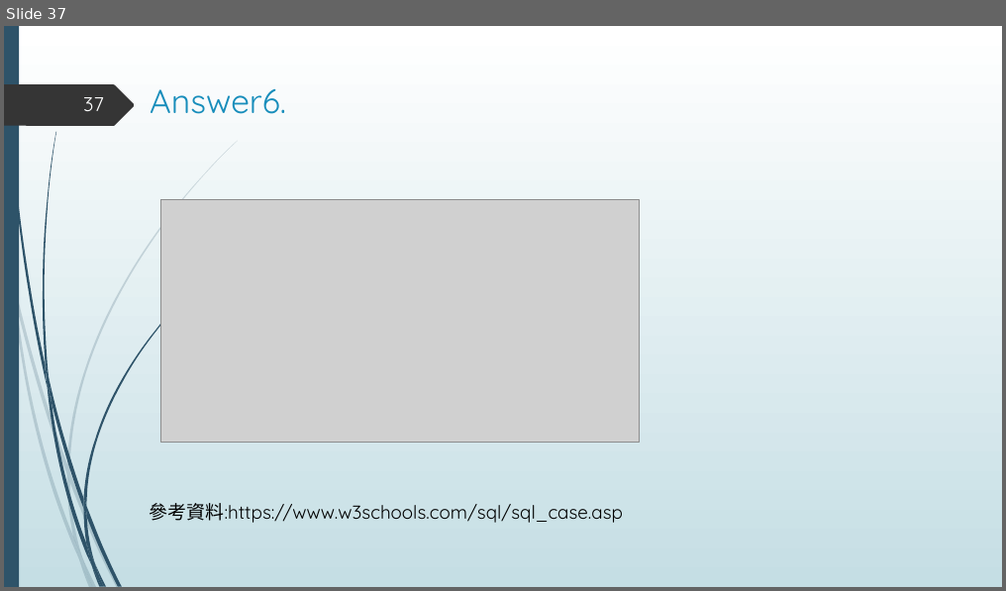
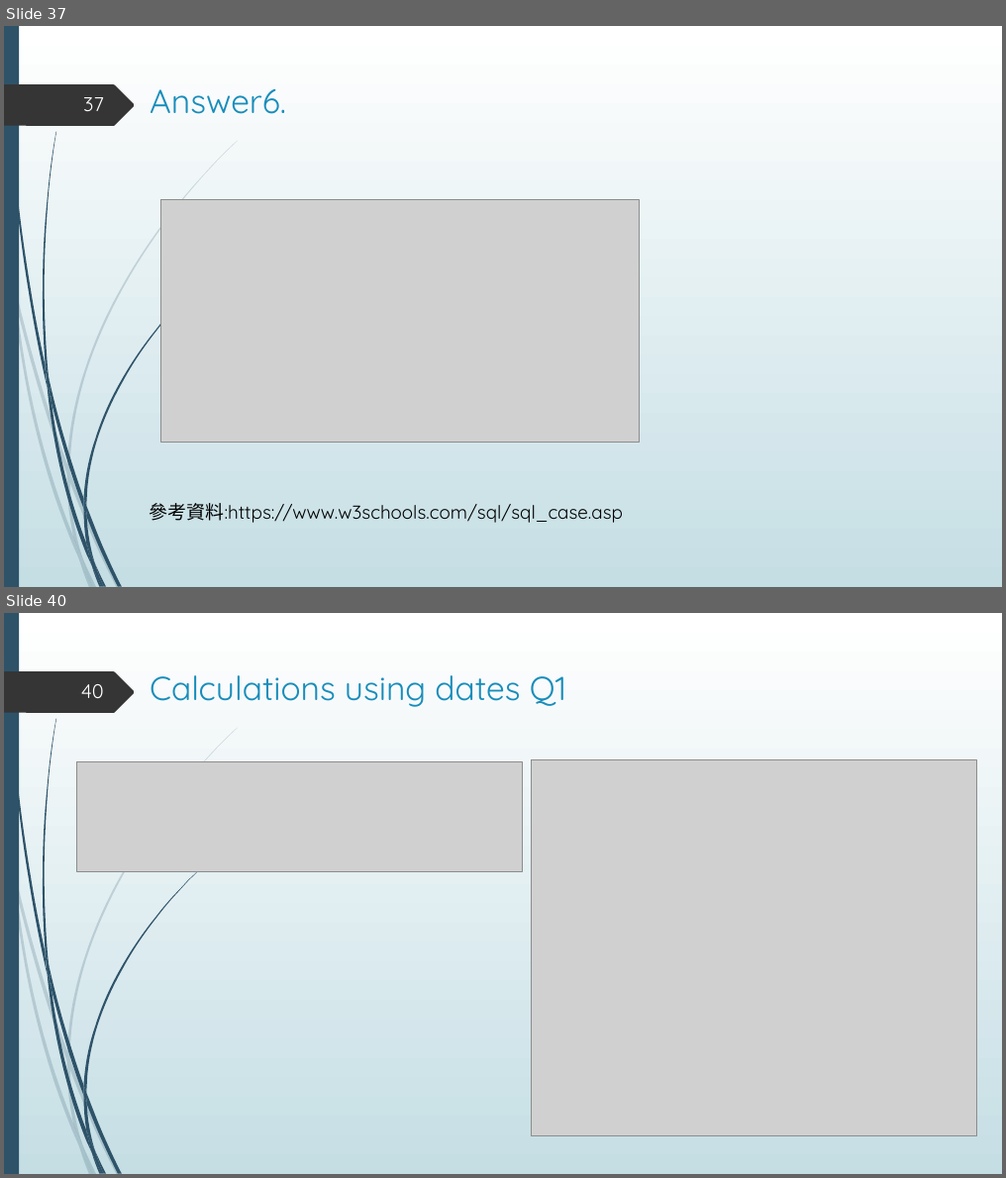
Before and after one commit to hsu0808/mssql-learning-2023-summer, a slide deck: sql answer.pptx. Shown one above the other, each under a label of ours: slide 37 before the commit, slides 37 and 40 after it; the slides between them are not shown. The pictures are 1006x591 and 1006x1178 pixels, drawn with LibreOffice and Linux fonts; fonts in the diff are those of the drawing; grey boxes stand for pictures. Boxes give left, top, right and bottom in pixels: in the first picture for what was removed or moved away, otherwise in the second. Text is boxed around its words. In the diff, an @@ line names an element or a change of style, - is before the commit and + after.

```diff
--- a/sql answer.pptx
+++ b/sql answer.pptx
@@ slide 40 added at (x1=4, y1=613, x2=1002, y2=1174), background gradient #FFFFFF to #C5DEE5; not listed: 24 template elements that a slide beside it also shows @@
@@ page number added at (x1=81, y1=684, x2=104, y2=698), 19 pt, text #FEFFFF @@
+40
@@ title added at (x1=150, y1=675, x2=566, y2=707), 32 pt, text #178DBB @@
+Calculations using dates Q1
@@ picture added at (x1=531, y1=760, x2=976, y2=1137) @@
@@ picture added at (x1=76, y1=761, x2=522, y2=871) @@
```
Also in this commit, not shown: 9 other slides added, 1 other file.
